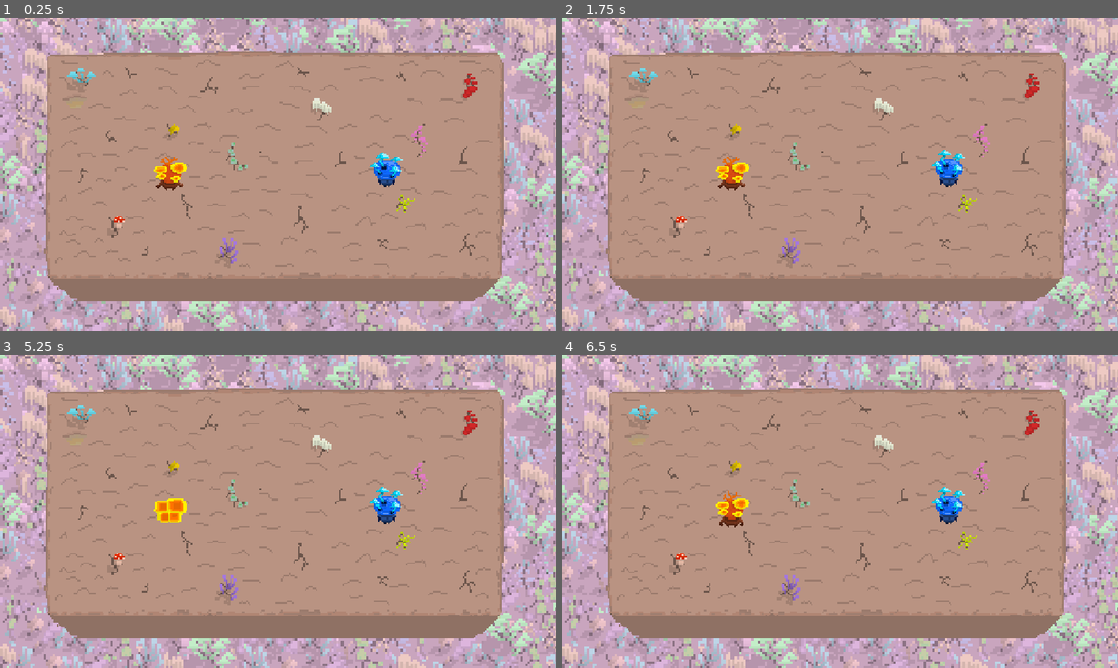
Above: before the commit, frames 1-4 (two rows, left to right).
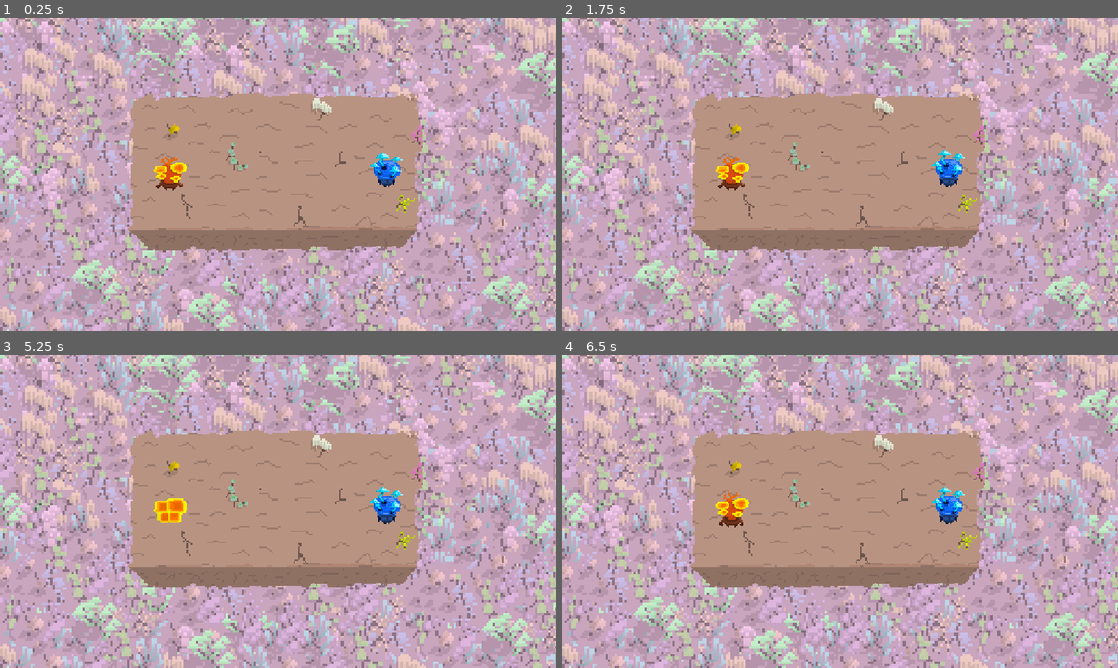
Above: after the commit, the same moments.

Repository: srabin/game_jam_controlled_chaos
Game: Godot game, scene res://world.tscn
Same seed, same stepped clock (60 frames per second), same inputs: the game is played once before the commit and once after it.
Inputs:
- Up to frame 1 (0.25 s): no input
- Up to frame 2 (1.75 s): no input
- Up to frame 3 (5.25 s): tap Enter at 4.25 s; tap Space at 5 s
- Up to frame 4 (6.5 s): no input

The runs differ from the first frame. In frame 1, 42% of the frame differs, in the area x 7-91%, y 10-91%; in frame 2, 42%; in frame 3, 42%; in frame 4, 42%.

Commit message:
add mushroom maps of different sizes

Diff:
--- a/world.tscn
+++ b/world.tscn
@@ -1,9 +1,11 @@
-[gd_scene load_steps=7 format=3 uid="uid://bupbdiq2fg36y"]
+[gd_scene load_steps=9 format=3 uid="uid://bupbdiq2fg36y"]
 
 [ext_resource type="Texture2D" uid="uid://ctmeccfqr7edv" path="res://environment/assets/MushroomBackground 2.png" id="1_036b0"]
 [ext_resource type="PackedScene" uid="uid://b8o7vw8wbevi2" path="res://characters/Tramates/tramates.tscn" id="1_tlwt5"]
-[ext_resource type="Texture2D" uid="uid://wegw2s1fl68o" path="res://environment/assets/MushroomMap 5.png" id="2_036b0"]
+[ext_resource type="Texture2D" uid="uid://crd6moxlbuwp4" path="res://environment/assets/MushroomMapLarge.png" id="2_036b0"]
+[ext_resource type="Texture2D" uid="uid://b7v0bap2v7kp" path="res://environment/assets/MushroomMapMedium.png" id="3_pkg7o"]
 [ext_resource type="PackedScene" uid="uid://bdcw5es8mc58l" path="res://characters/Mentaria/mentaria.tscn" id="3_tlwt5"]
+[ext_resource type="Texture2D" uid="uid://cpwjwvl6jton4" path="res://environment/assets/MushroomMapSmall.png" id="4_gbfbk"]
 [ext_resource type="PackedScene" uid="uid://4lxgn82ro8tp" path="res://camera_2d.tscn" id="5_036b0"]
 
 [sub_resource type="RectangleShape2D" id="RectangleShape2D_036b0"]
@@ -16,15 +18,41 @@
 scale = Vector2(1.89594, 2.105)
 texture = ExtResource("1_036b0")
 
-[node name="Sprite2D" type="Sprite2D" parent="."]
+[node name="MushroomMapLarge" type="Sprite2D" parent="."]
+visible = false
 position = Vector2(633, 332)
 scale = Vector2(1.3, 1.3)
 texture = ExtResource("2_036b0")
 
-[node name="Area2D" type="Area2D" parent="Sprite2D"]
+[node name="Area2D" type="Area2D" parent="MushroomMapLarge"]
 position = Vector2(-633, -332)
 
-[node name="CollisionShape2D" type="CollisionShape2D" parent="Sprite2D/Area2D"]
+[node name="CollisionShape2D" type="CollisionShape2D" parent="MushroomMapLarge/Area2D"]
+position = Vector2(635.5, 356)
+shape = SubResource("RectangleShape2D_036b0")
+
+[node name="MushroomMapMedium" type="Sprite2D" parent="."]
+visible = false
+position = Vector2(633, 332)
+scale = Vector2(1.3, 1.3)
+texture = ExtResource("3_pkg7o")
+
+[node name="Area2D" type="Area2D" parent="MushroomMapMedium"]
+position = Vector2(-633, -332)
+
+[node name="CollisionShape2D" type="CollisionShape2D" parent="MushroomMapMedium/Area2D"]
+position = Vector2(635.5, 356)
+shape = SubResource("RectangleShape2D_036b0")
+
+[node name="MushroomMapSmall" type="Sprite2D" parent="."]
+position = Vector2(633, 332)
+scale = Vector2(1.3, 1.3)
+texture = ExtResource("4_gbfbk")
+
+[node name="Area2D" type="Area2D" parent="MushroomMapSmall"]
+position = Vector2(-633, -332)
+
+[node name="CollisionShape2D" type="CollisionShape2D" parent="MushroomMapSmall/Area2D"]
 position = Vector2(635.5, 356)
 shape = SubResource("RectangleShape2D_036b0")
 
Binary file added: environment/assets/MushroomMapLarge.png
Not shown, added: environment/assets/MushroomMapLarge.png.import
Binary file added: environment/assets/MushroomMapMedium.png
Not shown, added: environment/assets/MushroomMapMedium.png.import
Binary file added: environment/assets/MushroomMapSmall.png
Not shown, added: environment/assets/MushroomMapSmall.png.import
